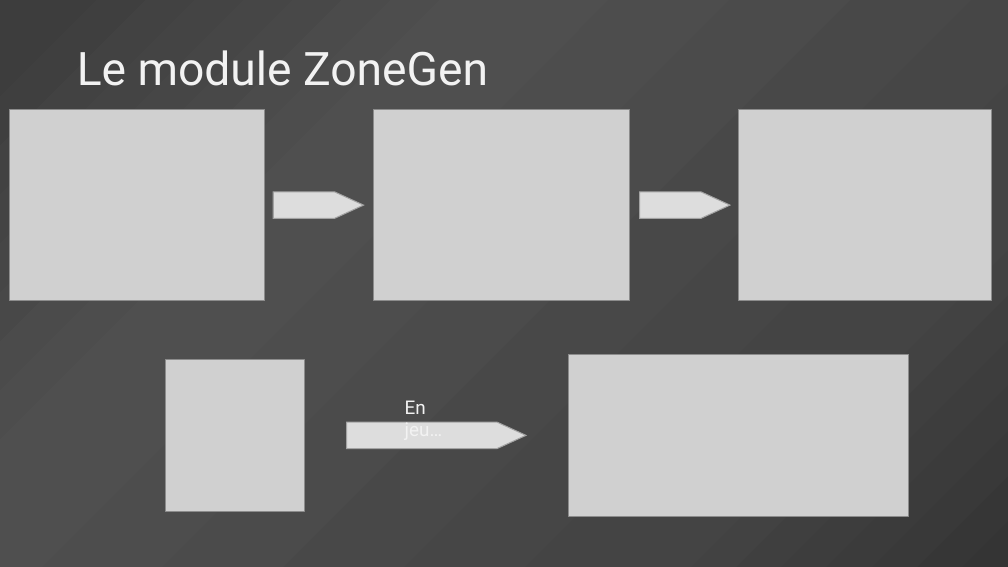
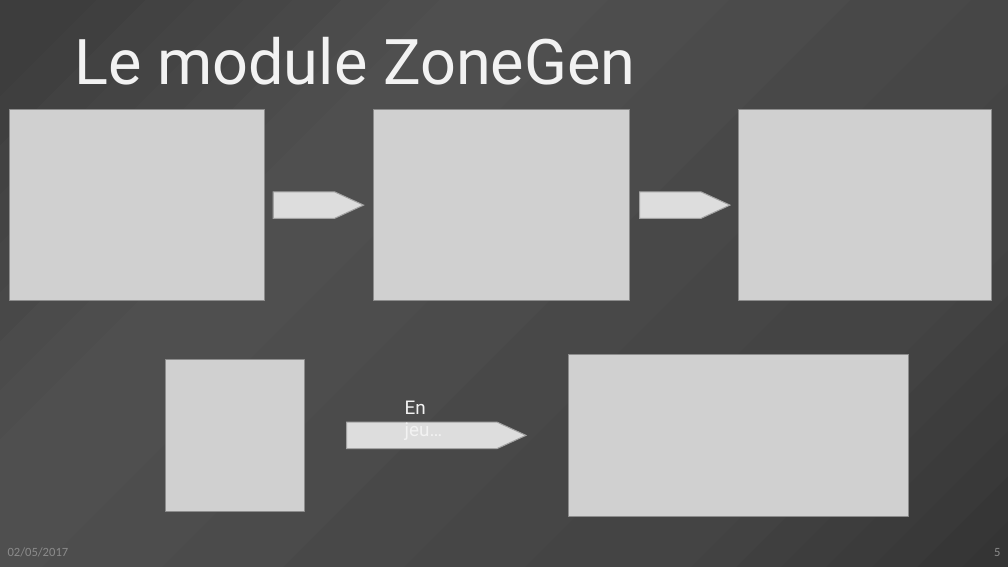
Before and after one commit to QuVil/Murmure, a slide deck: slide 5 of doc/Présentation/Présentation.pptx. Drawn at 1008x567 pixels with LibreOffice and Linux fonts; fonts in the diff are those of the drawing; grey boxes stand for pictures. Boxes give left, top, right and bottom in pixels: in the first picture for what was removed or moved away, otherwise in the second. Text is boxed around its words. In the diff, an @@ line names an element or a change of style, - is before the commit and + after.

```diff
--- a/doc/Présentation/Présentation.pptx
+++ b/doc/Présentation/Présentation.pptx
@@ title "Le module ZoneGen": place and size @@
-title "Le module ZoneGen" at [77,50,488,86]
+title "Le module ZoneGen" at [74,36,635,85]
@@ title "Le module ZoneGen" at [74,36,635,85]: size 44 to 60 pt @@
@@ text added at [8,548,69,556], 12 pt, text #8C8C8C @@
+02/05/2017
@@ page number added at [994,548,1000,556], 12 pt, text #8C8C8C @@
+5
```
Also in this commit, not shown: 5 other slides changed, 3 other files.
